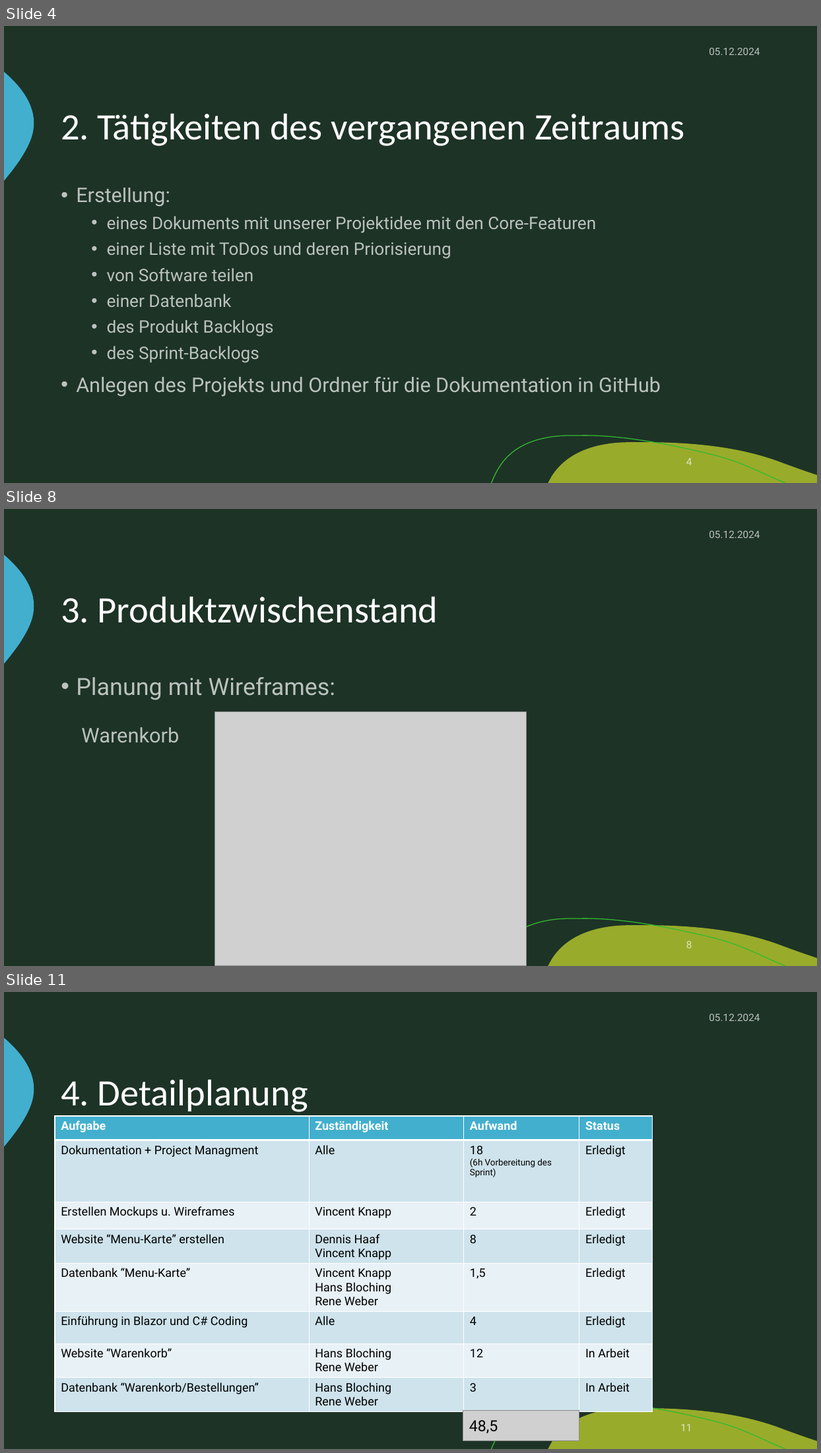
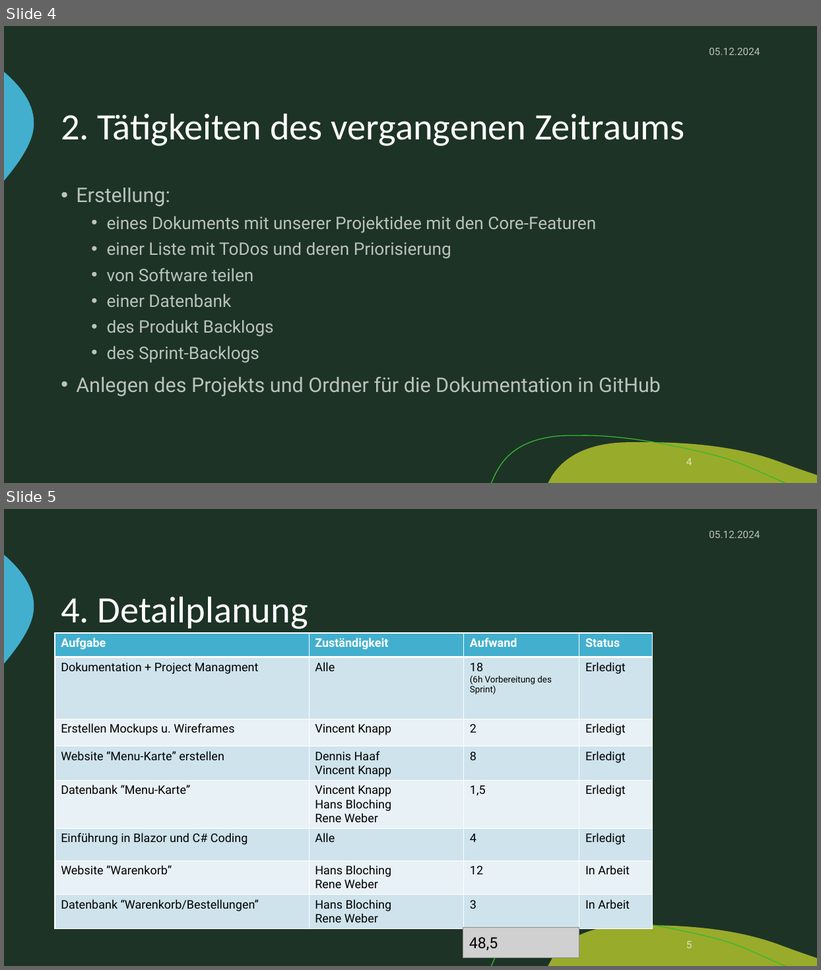
Before and after one commit to zIExpantion/ZumGelbenBach, a slide deck: Dokumente/Sprint-Backlog/Sprint-Backlog2.pptx. Shown one above the other, each under a label of ours: slides 4, 8 and 11 before the commit, slides 4 and 5 after it; the slides between them are not shown. The pictures are 821x1453 and 821x970 pixels, drawn with LibreOffice and Linux fonts; fonts in the diff are those of the drawing; grey boxes stand for pictures; background and template pictures are left out. Boxes give left, top, right and bottom in pixels: in the first picture for what was removed or moved away, otherwise in the second. Text is boxed around its words. In the diff, an @@ line names an element or a change of style, - is before the commit and + after.

```diff
--- a/Dokumente/Sprint-Backlog/Sprint-Backlog2.pptx
+++ b/Dokumente/Sprint-Backlog/Sprint-Backlog2.pptx
@@ slide 8 removed at bbox=[4, 509, 817, 966], background #1D3326; not listed: 3 template elements that a slide beside it also shows @@
@@ text removed at bbox=[709, 531, 760, 538] @@
-05.12.2024
@@ title removed at bbox=[61, 596, 438, 623] @@
-3. Produktzwischenstand
@@ text removed at bbox=[76, 677, 336, 700] @@
-• Planung mit Wireframes:
@@ picture removed at bbox=[215, 712, 526, 966] @@
@@ text removed at bbox=[81, 727, 179, 743] @@
-Warenkorb
@@ page number removed at bbox=[686, 941, 692, 949] @@
-8
@@ what was slide 11 is now slide 5 @@
@@ page number at bbox=[686, 941, 692, 949]: text changed @@
-11
+5
```
Also in this commit, not shown: 2 slides changed, 6 other slides removed, 1 other file.
